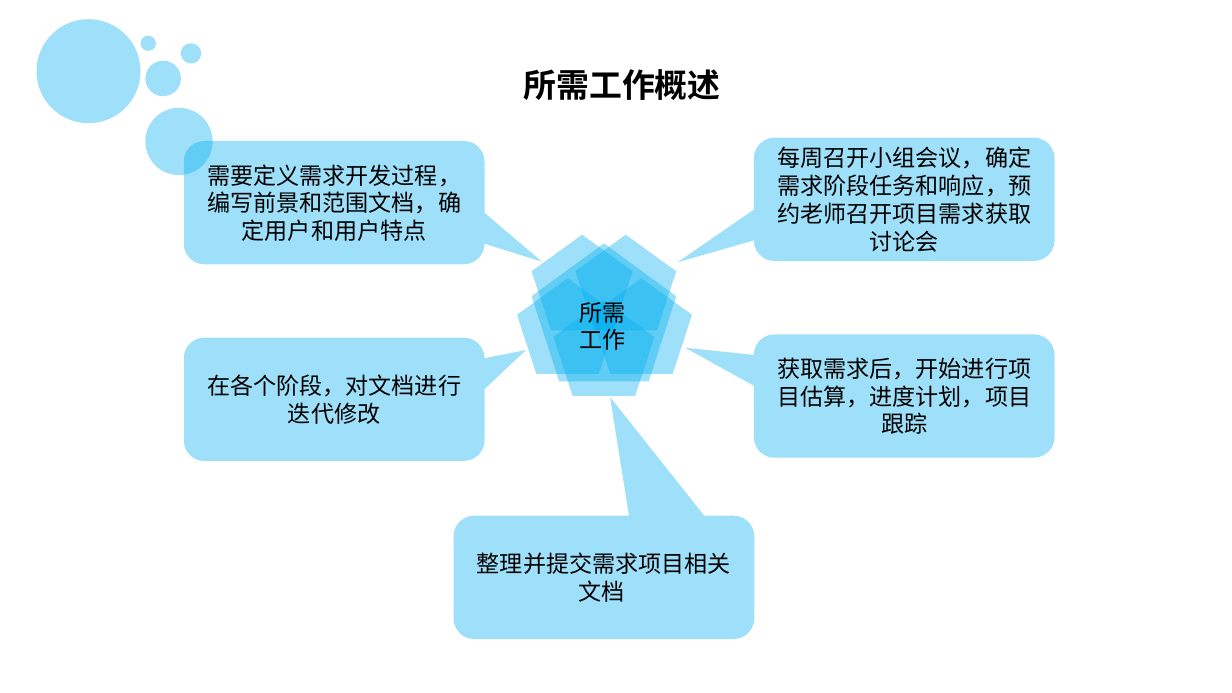
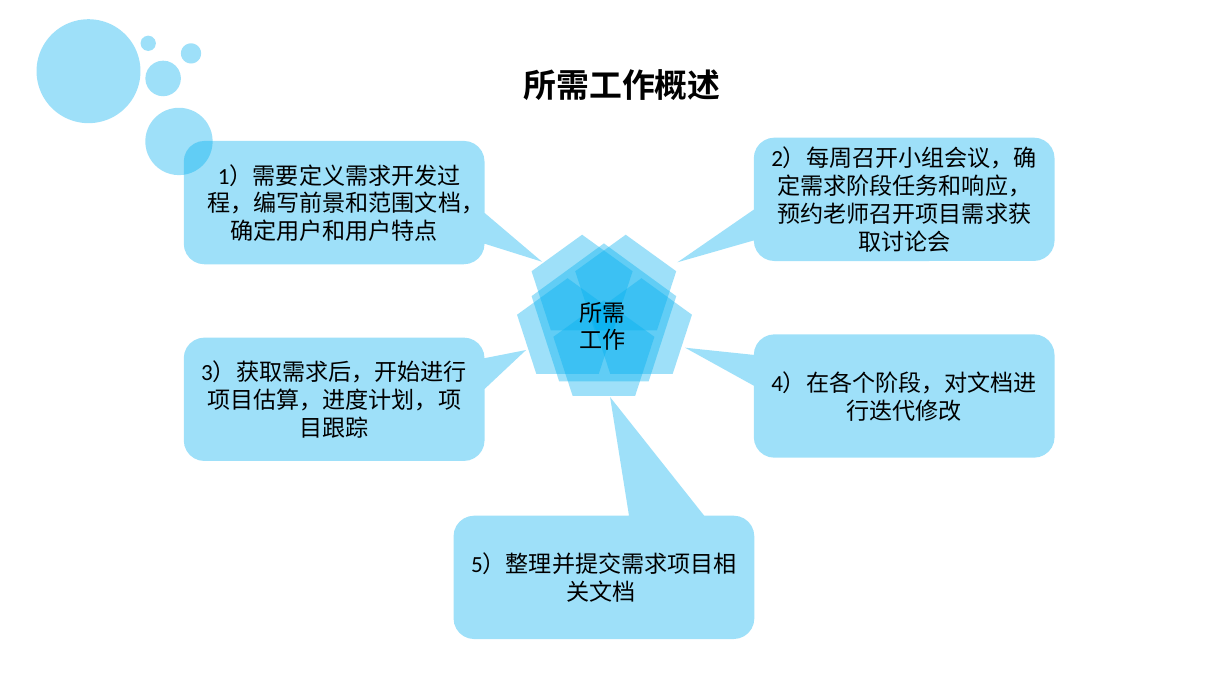
Before and after one commit to PRD2018-G13/PRD2018-G13-TeamProject, a slide deck: slide 34 of PRD2018-G13组项目/软件工程系列课程教学辅助网站/受控文档/分析设计/PRD2018-G13-项目里程碑.pptx (slide 21 before the commit). Drawn at 1232x693 pixels with LibreOffice and Linux fonts; fonts in the diff are those of the drawing; background and template pictures are left out. Boxes give left, top, right and bottom in pixels: in the first picture for what was removed or moved away, otherwise in the second. Text is boxed around its words. In the diff, an @@ line names an element or a change of style, - is before the commit and + after.

```diff
--- a/PRD2018-G13组项目/软件工程系列课程教学辅助网站/受控文档/分析设计/PRD2018-G13-项目里程碑.pptx
+++ b/PRD2018-G13组项目/软件工程系列课程教学辅助网站/受控文档/分析设计/PRD2018-G13-项目里程碑.pptx
@@ text in rounded speech box at (771, 147, 1037, 252): text changed @@
-每周召开小组会议，确定需求阶段任务和响应，预约老师召开项目需求获取讨论会
+2）每周召开小组会议，确定需求阶段任务和响应，预约老师召开项目需求获取讨论会
@@ text in rounded speech box at (207, 164, 484, 241): text changed @@
-需要定义需求开发过程，编写前景和范围文档，确定用户和用户特点
+1）需要定义需求开发过程，编写前景和范围文档，确定用户和用户特点
@@ text in rounded speech box at (201, 361, 467, 438): text changed @@
-在各个阶段，对文档进行迭代修改
+3）获取需求后，开始进行项目估算，进度计划，项目跟踪
@@ text in rounded speech box at (771, 371, 1037, 421): text changed @@
-获取需求后，开始进行项目估算，进度计划，项目跟踪
+4）在各个阶段，对文档进行迭代修改
@@ text in rounded speech box at (471, 553, 737, 602): text changed @@
-整理并提交需求项目相关文档
+5）整理并提交需求项目相关文档
```
Also in this commit, not shown: 23 other slides changed, 49 slides added, 15 slides removed, 2 other files.
